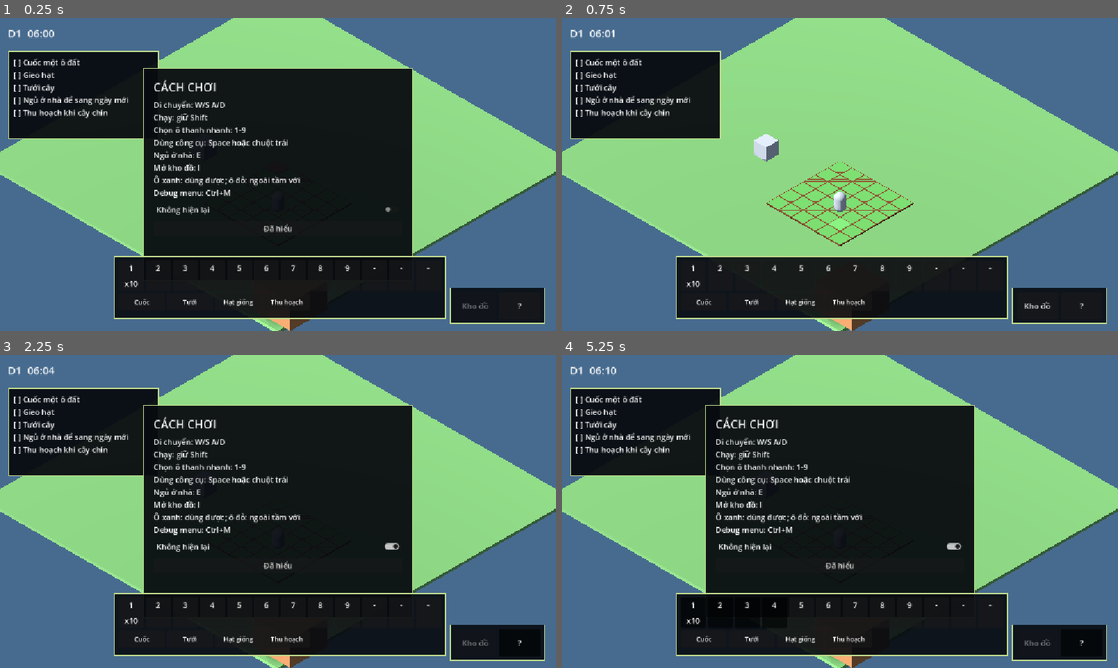
Above: before the commit, frames 1-4 (two rows, left to right).
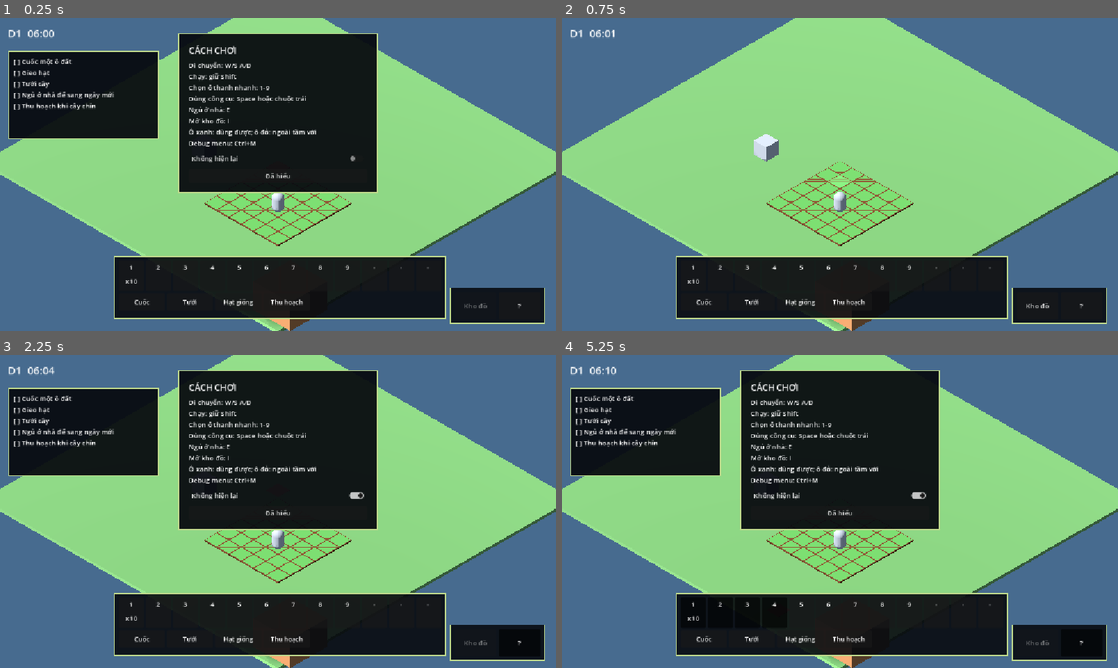
Above: after the commit, the same moments.

Repository: hoangarts1/nongtrai
Game: Godot game, scene res://scenes/main/main.tscn
The game is run twice, just before and just after one commit, with the same random seed, the same clock (stepped at 60 frames per second) and the same inputs.
Inputs (mouse positions are in pixels of both pictures, inside the frame that each line leads up to):
- Up to frame 1 (0.25 s): no input
- Up to frame 2 (0.75 s): click "Đã hiểu" at 0.5 s
- Up to frame 3 (2.25 s): click "?" at 1.25 s; click "Không hiện lại" at 2 s
- Up to frame 4 (5.25 s): click (695, 611) at 2.75 s; click (717, 611) at 3.5 s; click (745, 611) at 4.25 s; click (773, 611) at 5 s

The runs differ from the first frame. In frame 1, 22% of the frame differs, in the area x 2-94%, y 4-93%; in frame 2, 7.9%; in frame 3, 22%; in frame 4, 22%.

Commit message:
fix: unify UI theme and modal layout
Co-authored-by: Copilot <223556219+Copilot@users.noreply.github.com>

Diff:
--- a/scenes/main/main.tscn
+++ b/scenes/main/main.tscn
@@ -10,6 +10,7 @@
 [ext_resource type="Script" path="res://scripts/view/tool_action_controller.gd" id="8_tool"]
 [ext_resource type="Script" path="res://scripts/view/tutorial_panel.gd" id="9_tutorial"]
 [ext_resource type="Script" path="res://scripts/view/quest_panel.gd" id="10_quest"]
+[ext_resource type="Theme" path="res://scenes/main/ui_theme.tres" id="11_theme"]
 
 [sub_resource type="StyleBoxFlat" id="Style_debug"]
 bg_color = Color(0.03, 0.04, 0.06, 0.94)
@@ -55,6 +56,7 @@
 offset_top = 16.0
 offset_right = 220.0
 offset_bottom = 52.0
+theme = ExtResource("11_theme")
 theme_override_colors/font_color = Color(1, 1, 1, 1)
 theme_override_font_sizes/font_size = 22
 text = "D1  06:00"
@@ -68,18 +70,20 @@
 offset_top = 16.0
 offset_right = -16.0
 offset_bottom = 470.0
+theme = ExtResource("11_theme")
 theme_override_styles/panel = SubResource("Style_debug")
 script = ExtResource("4_debug")
 
 [node name="InventoryPanel" type="PanelContainer" parent="."]
 anchor_left = 0.5
-anchor_top = 0.5
+anchor_top = 0.6
 anchor_right = 0.5
-anchor_bottom = 0.5
+anchor_bottom = 0.6
 offset_left = -190.0
-offset_top = -190.0
+offset_top = -90.0
 offset_right = 190.0
-offset_bottom = 150.0
+offset_bottom = 90.0
+theme = ExtResource("11_theme")
 theme_override_styles/panel = SubResource("Style_inventory")
 script = ExtResource("5_inventory")
 
@@ -90,19 +94,21 @@
 offset_top = 68.0
 offset_right = 330.0
 offset_bottom = 250.0
+theme = ExtResource("11_theme")
 theme_override_styles/panel = SubResource("Style_inventory")
 script = ExtResource("10_quest")
 
 [node name="TutorialPanel" type="PanelContainer" parent="."]
-anchor_left = 0.5
-anchor_top = 0.5
-anchor_right = 0.5
-anchor_bottom = 0.5
-offset_left = -280.0
-offset_top = -220.0
-offset_right = 280.0
+anchor_left = 0.32
+anchor_top = 0.05
+anchor_right = 0.68
+anchor_bottom = 0.05
+offset_left = 0.0
+offset_top = 0.0
+offset_right = 0.0
 offset_bottom = 220.0
 theme_override_styles/panel = SubResource("Style_inventory")
+theme = ExtResource("11_theme")
 script = ExtResource("9_tutorial")
 
 [node name="HudButtonBar" type="PanelContainer" parent="."]
@@ -115,6 +121,7 @@
 offset_right = -24.0
 offset_bottom = -24.0
 theme_override_styles/panel = SubResource("Style_hud_bar")
+theme = ExtResource("11_theme")
 script = ExtResource("6_hud_bar")
 
 [node name="HotbarPanel" type="PanelContainer" parent="."]
@@ -127,6 +134,7 @@
 offset_right = 340.0
 offset_bottom = -24.0
 theme_override_styles/panel = SubResource("Style_hotbar")
+theme = ExtResource("11_theme")
 script = ExtResource("7_hotbar")
 
 [node name="ToolActionController" type="Node" parent="."]
--- /dev/null
+++ b/scenes/main/ui_theme.tres
@@ -0,0 +1,4 @@
+[gd_resource type="Theme" format=3]
+
+[resource]
+default_font_size = 14
--- a/scripts/view/debug_menu.gd
+++ b/scripts/view/debug_menu.gd
@@ -77,7 +77,7 @@
 	margin.add_child(column)
 	var title: Label = Label.new()
 	title.text = tr("UI_DEBUG_TITLE")
-	title.add_theme_font_size_override("font_size", 22)
+	title.add_theme_font_size_override("font_size", 18)
 	column.add_child(title)
 	_status_label = Label.new()
 	column.add_child(_status_label)
--- a/scripts/view/inventory_panel.gd
+++ b/scripts/view/inventory_panel.gd
@@ -55,7 +55,7 @@
 		child.queue_free()
 	var title: Label = Label.new()
 	title.text = tr("UI_INVENTORY_TITLE")
-	title.add_theme_font_size_override("font_size", 24)
+	title.add_theme_font_size_override("font_size", 18)
 	var heading: HBoxContainer = HBoxContainer.new()
 	heading.add_theme_constant_override("separation", 12)
 	_list.add_child(heading)
--- a/scripts/view/main.gd
+++ b/scripts/view/main.gd
@@ -25,7 +25,11 @@
 	quest_state = preload("res://scripts/domain/tutorial_quest_state.gd").new()
 	inventory_panel.configure(inventory, world.player)
 	tutorial_panel.call("configure", world.player)
-	tutorial_panel.call("configure_modal", Callable(inventory_panel, &"close_inventory"))
+	tutorial_panel.call(
+		"configure_modal",
+		Callable(inventory_panel, &"close_inventory"),
+		Callable(quest_panel, &"set_help_suppressed")
+	)
 	quest_panel.call("configure", quest_state)
 	hotbar_panel.configure(inventory)
 	if get_tree().current_scene == self and SaveService.load_game().is_empty():
--- a/scripts/view/quest_panel.gd
+++ b/scripts/view/quest_panel.gd
@@ -13,6 +13,7 @@
 ]
 var _state: Variant
 var _list: VBoxContainer
+var _help_suppressed: bool = false
 
 func _ready() -> void:
 	visible = true
@@ -22,6 +23,10 @@
 	_state = state
 	_state.step_changed.connect(_on_step_changed)
 	_state.all_completed.connect(_on_all_completed)
+	_render()
+
+func set_help_suppressed(suppressed: bool) -> void:
+	_help_suppressed = suppressed
 	_render()
 
 func _build_ui() -> void:
@@ -43,7 +48,7 @@
 		var marker: String = "[x]" if _state.is_step_completed(index) else "[ ]"
 		label.text = "%s %s" % [marker, tr(STEP_KEYS[index])]
 		_list.add_child(label)
-	visible = not _state.is_complete()
+	visible = not _state.is_complete() and not _help_suppressed
 
 func _on_step_changed(_step_index: int, _completed: bool) -> void:
 	_render()
--- a/scripts/view/tutorial_panel.gd
+++ b/scripts/view/tutorial_panel.gd
@@ -9,6 +9,7 @@
 var _player: Player
 var _check: CheckButton
 var _close_other_modal: Callable
+var _set_quest_visible: Callable
 
 func _ready() -> void:
 	mouse_filter = Control.MOUSE_FILTER_STOP
@@ -20,8 +21,9 @@
 	if not Settings.is_tutorial_dismissed():
 		open_help()
 
-func configure_modal(close_other_modal: Callable) -> void:
+func configure_modal(close_other_modal: Callable, set_quest_visible: Callable = Callable()) -> void:
 	_close_other_modal = close_other_modal
+	_set_quest_visible = set_quest_visible
 
 func _unhandled_input(event: InputEvent) -> void:
 	if event.is_action_pressed("open_help"):
@@ -34,6 +36,8 @@
 func open_help() -> void:
 	if _close_other_modal.is_valid():
 		_close_other_modal.call()
+	if _set_quest_visible.is_valid():
+		_set_quest_visible.call(false)
 	visible = true
 	if _player != null:
 		_player.movement_enabled = false
@@ -44,6 +48,8 @@
 	visible = false
 	if _player != null and not GameClock.is_sleeping():
 		_player.movement_enabled = true
+	if _set_quest_visible.is_valid():
+		_set_quest_visible.call(true)
 
 func is_help_open() -> bool:
 	return visible
@@ -60,7 +66,7 @@
 	margin.add_child(column)
 	var title: Label = Label.new()
 	title.text = tr("UI_HELP_TITLE")
-	title.add_theme_font_size_override("font_size", 24)
+	title.add_theme_font_size_override("font_size", 18)
 	column.add_child(title)
 	var instructions: Label = Label.new()
 	instructions.name = "Instructions"
--- a/tests/unit/test_ui_layout.gd
+++ b/tests/unit/test_ui_layout.gd
@@ -21,8 +21,12 @@
 		var clock: Control = main.get_node("ClockHud")
 		var prompt: Control = main.get_node("GrayBoxWorld/InteractionLayer/InteractionPrompt")
 		debug_menu.visible = true
-		inventory.visible = true
+		inventory.visible = false
 		prompt.visible = true
+		var tutorial: Control = main.get_node("TutorialPanel")
+		var quest: Control = main.get_node("QuestPanel")
+		tutorial.visible = true
+		quest.visible = false
 		var controls: Array[Control] = []
 		controls.append(clock)
 		controls.append(debug_menu)
@@ -30,13 +34,16 @@
 		controls.append(hotbar)
 		controls.append(button_bar)
 		controls.append(prompt)
+		controls.append(tutorial)
 		for control: Control in controls:
 			var rect: Rect2 = control.get_global_rect()
 			assert_true(Rect2(Vector2.ZERO, Vector2(viewport_size)).encloses(rect), "Outside viewport at %s: %s %s" % [viewport_size, control.name, rect])
 		var pairs: Array[Array] = [
 			[clock, debug_menu], [clock, inventory], [debug_menu, inventory],
+			[clock, tutorial], [debug_menu, tutorial],
 			[debug_menu, hotbar], [debug_menu, button_bar], [inventory, hotbar],
-			[inventory, button_bar], [hotbar, button_bar], [prompt, hotbar]
+			[inventory, button_bar], [hotbar, button_bar], [prompt, hotbar],
+			[tutorial, hotbar], [tutorial, button_bar]
 		]
 		for pair: Array in pairs:
 			assert_false(pair[0].get_global_rect().intersects(pair[1].get_global_rect()), "Overlap at %s: %s %s / %s %s" % [viewport_size, pair[0].name, pair[0].get_global_rect(), pair[1].name, pair[1].get_global_rect()])
Not shown, changed: docs/API_INDEX.md
Not shown, changed: docs/PROGRESS.md
Not shown, changed: docs/UI_LAYOUT.md
